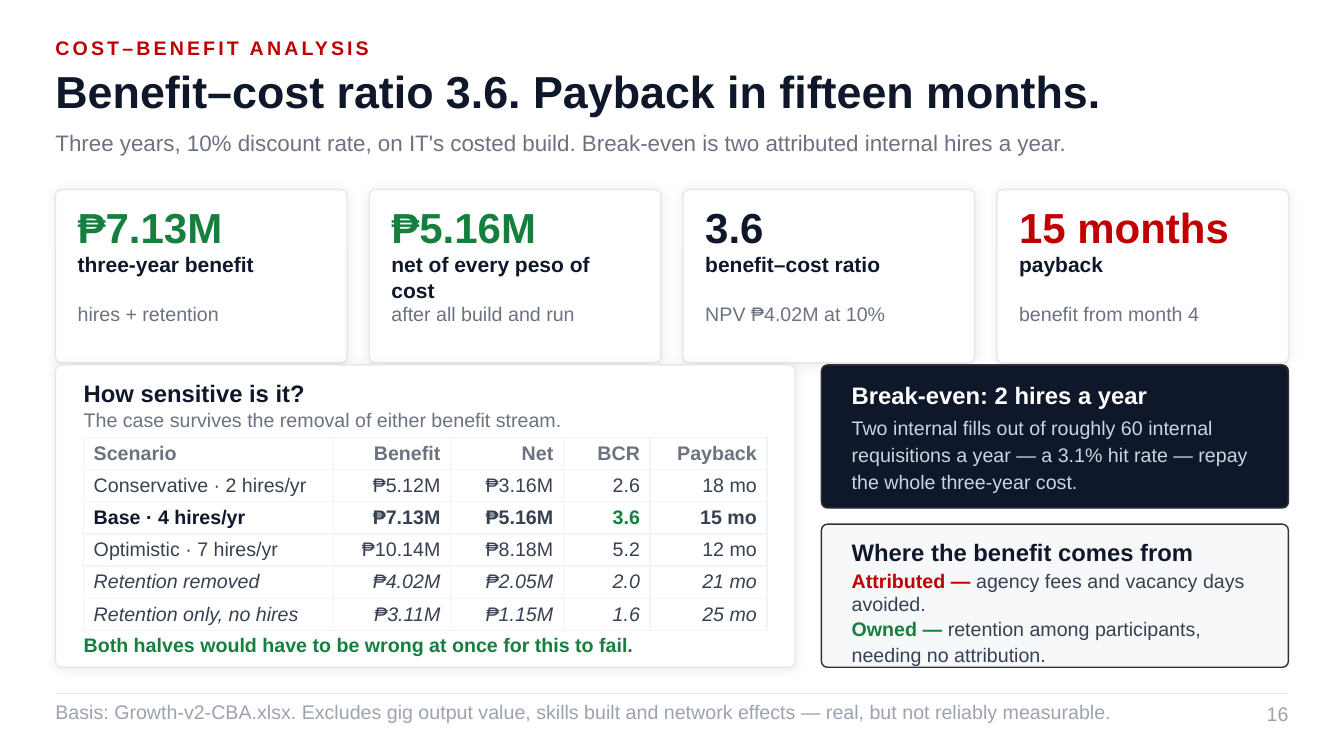
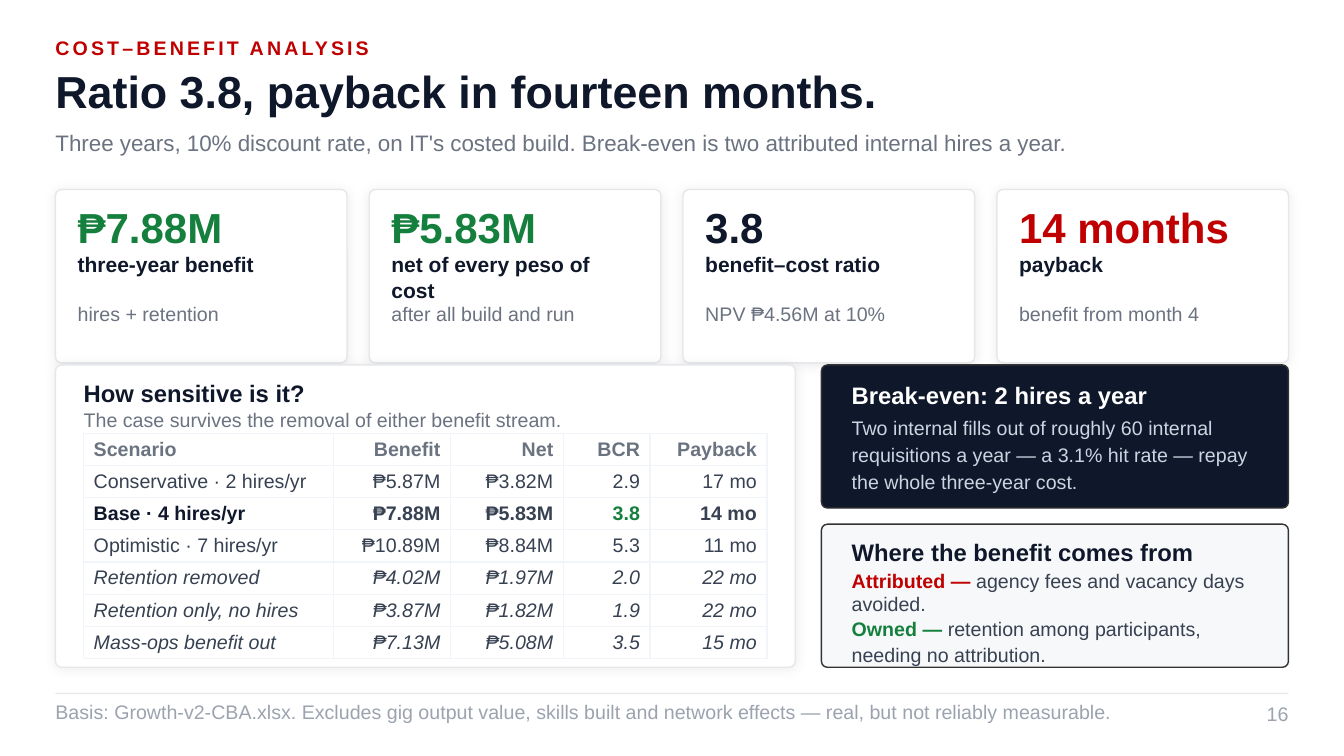
Before and after one commit to Ruffa06/Talent-Marketplace, a slide deck: slide 16 of docs/Growth_Talent_Marketplace_ALP.pptx. Drawn at 1344x756 pixels with LibreOffice and Linux fonts; fonts in the diff are those of the drawing. Boxes give left, top, right and bottom in pixels: in the first picture for what was removed or moved away, otherwise in the second. Text is boxed around its words. In the diff, an @@ line names an element or a change of style, - is before the commit and + after.

```diff
--- a/docs/Growth_Talent_Marketplace_ALP.pptx
+++ b/docs/Growth_Talent_Marketplace_ALP.pptx
@@ text at box(55, 75, 876, 117): text changed @@
-Benefit–cost ratio 3.6. Payback in fifteen months.
+Ratio 3.8, payback in fourteen months.
@@ text at box(78, 213, 223, 244): text changed @@
-₱7.13M
+₱7.88M
@@ text at box(391, 213, 536, 244): text changed @@
-₱5.16M
+₱5.83M
@@ text at box(705, 213, 763, 244): text changed @@
-3.6
+3.8
@@ text at box(1019, 212, 1228, 244): text changed @@
-15 months
+14 months
@@ text at box(705, 307, 885, 321): text changed @@
-NPV ₱4.02M at 10%
+NPV ₱4.56M at 10%
@@ table at box(84, 434, 767, 657) @@
-row 2: Conservative · 2 hires/yr | ₱5.12M | ₱3.16M | 2.6 | 18 mo
-row 3: Base · 4 hires/yr | ₱7.13M | ₱5.16M | 3.6 | 15 mo
-row 4: Optimistic · 7 hires/yr | ₱10.14M | ₱8.18M | 5.2 | 12 mo
-row 5: Retention removed | ₱4.02M | ₱2.05M | 2.0 | 21 mo
-row 6: Retention only, no hires | ₱3.11M | ₱1.15M | 1.6 | 25 mo
+row 2: Conservative · 2 hires/yr | ₱5.87M | ₱3.82M | 2.9 | 17 mo
+row 3: Base · 4 hires/yr | ₱7.88M | ₱5.83M | 3.8 | 14 mo
+row 4: Optimistic · 7 hires/yr | ₱10.89M | ₱8.84M | 5.3 | 11 mo
+row 5: Retention removed | ₱4.02M | ₱1.97M | 2.0 | 22 mo
+row 6: Retention only, no hires | ₱3.87M | ₱1.82M | 1.9 | 22 mo
+row 7: Mass-ops benefit out | ₱7.13M | ₱5.08M | 3.5 | 15 mo
@@ table: place and size @@
-table at box(84, 438, 767, 629)
+table at box(84, 434, 767, 657)
@@ text removed at box(84, 637, 633, 656) @@
-Both halves would have to be wrong at once for this to fail.
```
Also in this commit, not shown: 12 other slides changed, 1 slide added, 5 other files.
